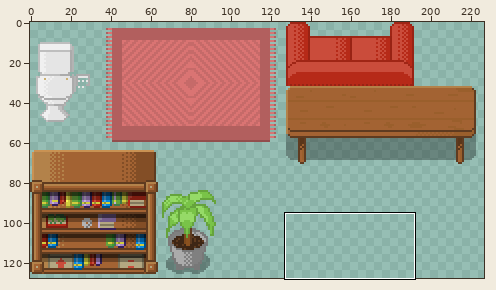
Sprite sheet: res/office.png. Above: a wide view before the commit, with the close-up outlined.
Close-up. Before the edit:
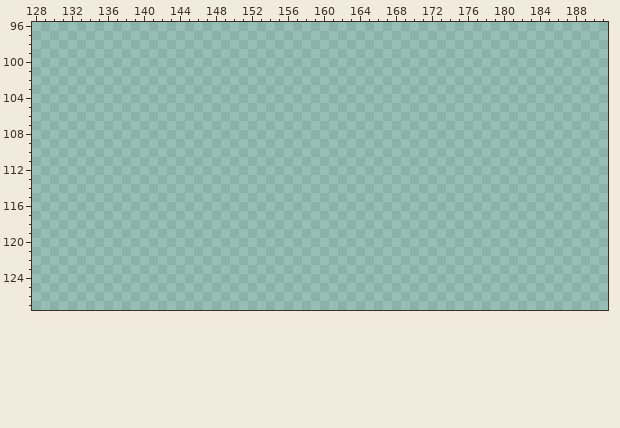
The file is 256x128 pixels. Colours within 5 levels of each other are drawn and written as one. Shown: x 128..191, y 96..127. The wide view leaves out empty margins.
The result:
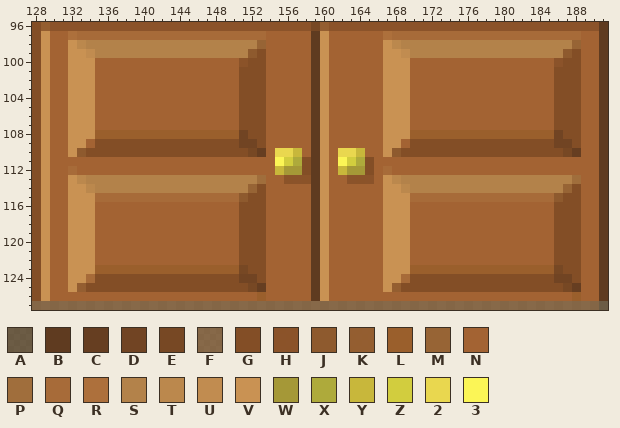
Palette (. is transparent): A #5e3a1fbe  B #5f3b20  C #663e21  D #714423  E #774824  F #824c24be  G #834e26  H #8b5329fe  J #8e5a2e  K #945e30fe  L #9a5f2c  M #976435  N #a36333  P #a06e3c  Q #a76b39  R #ad703c  S #b3824a  T #bb884d  U #c18c50  V #c99253  W #a59837  X #aeaa3b  Y #c8b73b  Z #d2cd3e  2 #e9d74f  3 #fbf556
From old to new:
@@ x 128..191 @@
- 96 ................................................................
- 97 ................................................................
- 98 ................................................................
- 99 ................................................................
-100 ................................................................
-101 ................................................................
-102 ................................................................
-103 ................................................................
-104 ................................................................
-105 ................................................................
-106 ................................................................
-107 ................................................................
-108 ................................................................
-109 ................................................................
-110 ................................................................
-111 ................................................................
-112 ................................................................
-113 ................................................................
-114 ................................................................
-115 ................................................................
-116 ................................................................
-117 ................................................................
-118 ................................................................
-119 ................................................................
-120 ................................................................
-121 ................................................................
-122 ................................................................
-123 ................................................................
-124 ................................................................
-125 ................................................................
-126 ................................................................
-127 ................................................................
+ 96 GKHHHHHHHHHHHHHHHHHHHHHHHHHHHHHEKHHHHHHHHHHHHHHHHHHHHHHHHHHHHHHB
+ 97 GVNNRQQQQQQQQQQQQQQQQQQQQQNNNNNBVNNNNNNRQQQQQQQQQQQQQQQQQQQQQNNB
+ 98 GVNNVTSSSSSSSSSSSSSSSSSSSMNNNNNBVNNNNNNVTSSSSSSSSSSSSSSSSSSSMNNB
+ 99 GVNNVVUSSSSSSSSSSSSSSSSSJGNNNNNBVNNNNNNVVUSSSSSSSSSSSSSSSSSJGNNB
+100 GVNNVVVNNNNNNNNNNNNNNNNHGGNNNNNBVNNNNNNVVVNNNNNNNNNNNNNNNNHGGNNB
+101 GVNNVVVNNNNNNNNNNNNNNNNGGGNNNNNBVNNNNNNVVVNNNNNNNNNNNNNNNNGGGNNB
+102 GVNNVVVNNNNNNNNNNNNNNNNGGGNNNNNBVNNNNNNVVVNNNNNNNNNNNNNNNNGGGNNB
+103 GVNNVVVNNNNNNNNNNNNNNNNGGGNNNNNBVNNNNNNVVVNNNNNNNNNNNNNNNNGGGNNB
+104 GVNNVVVNNNNNNNNNNNNNNNNGGGNNNNNBVNNNNNNVVVNNNNNNNNNNNNNNNNGGGNNB
+105 GVNNVVVNNNNNNNNNNNNNNNNGGGNNNNNBVNNNNNNVVVNNNNNNNNNNNNNNNNGGGNNB
+106 GVNNVVVNNNNNNNNNNNNNNNNGGGNNNNNBVNNNNNNVVVNNNNNNNNNNNNNNNNGGGNNB
+107 GVNNVVVNNNNNNNNNNNNNNNNGGGNNNNNBVNNNNNNVVVNNNNNNNNNNNNNNNNGGGNNB
+108 GVNNVVVLLLLLLLLLLLLLLLLDGGNNNNNBVNNNNNNVVVLLLLLLLLLLLLLLLLDGGNNB
+109 GVNNVVNGGGGGGGGGGGGGGGGDDGNNNNNBVNNNNNNVVNGGGGGGGGGGGGGGGGDDGNNB
+110 GVNNVJGGGGGGGGGGGGGGGGGGECN22YNBVN22YNNVJGGGGGGGGGGGGGGGGGGECNNB
+111 GVNNNNNNNNNNNNNNNNNNNNNNNNN3ZXGBVN3ZXGNNNNNNNNNNNNNNNNNNNNNNNNNB
+112 GVNNQNNNNNNNNNNNNNNNNNNNNNNYWWGBVNYWWGNQNNNNNNNNNNNNNNNNNNNNNNNB
+113 GVNNVTSSSSSSSSSSSSSSSSSSSPNNHHHBVNNHHHNVTSSSSSSSSSSSSSSSSSSSPNNB
+114 GVNNVVTSSSSSSSSSSSSSSSSSMGNNNNNBVNNNNNNVVTSSSSSSSSSSSSSSSSSMGNNB
+115 GVNNVVVQQQQQQQQQQQQQQQQJGGNNNNNBVNNNNNNVVVQQQQQQQQQQQQQQQQJGGNNB
+116 GVNNVVVNNNNNNNNNNNNNNNNGGGNNNNNBVNNNNNNVVVNNNNNNNNNNNNNNNNGGGNNB
+117 GVNNVVVNNNNNNNNNNNNNNNNGGGNNNNNBVNNNNNNVVVNNNNNNNNNNNNNNNNGGGNNB
+118 GVNNVVVNNNNNNNNNNNNNNNNGGGNNNNNBVNNNNNNVVVNNNNNNNNNNNNNNNNGGGNNB
+119 GVNNVVVNNNNNNNNNNNNNNNNGGGNNNNNBVNNNNNNVVVNNNNNNNNNNNNNNNNGGGNNB
+120 GVNNVVVNNNNNNNNNNNNNNNNGGGNNNNNBVNNNNNNVVVNNNNNNNNNNNNNNNNGGGNNB
+121 GVNNVVVNNNNNNNNNNNNNNNNGGGNNNNNBVNNNNNNVVVNNNNNNNNNNNNNNNNGGGNNB
+122 GVNNVVVNNNNNNNNNNNNNNNNGGGNNNNNBVNNNNNNVVVNNNNNNNNNNNNNNNNGGGNNB
+123 GVNNVVVLLLLLLLLLLLLLLLLEGGNNNNNBVNNNNNNVVVLLLLLLLLLLLLLLLLEGGNNB
+124 GVNNVVQGGGGGGGGGGGGGGGGDDGNNNNNBVNNNNNNVVQGGGGGGGGGGGGGGGGDDGNNB
+125 GVNNVKGGGGGGGGGGGGGGGGGGECNNNNNBVNNNNNNVKGGGGGGGGGGGGGGGGGGECNNB
+126 GVNNNNNNNNNNNNNNNNNNNNNNNLNNNNNBVNNNNNNNNNNNNNNNNNNNNNNNNNNNLNNB
+127 FFFFFFFFFFFFFFFFFFFFFFFFFFFFFFFFFFFFFFFFFFFFFFFFFFFFFFFFFFFFFFFA
Boxes around the changes in both close-ups, in picture pixels (x1, y1, x2, y2):
added: (32, 22, 608, 310)
